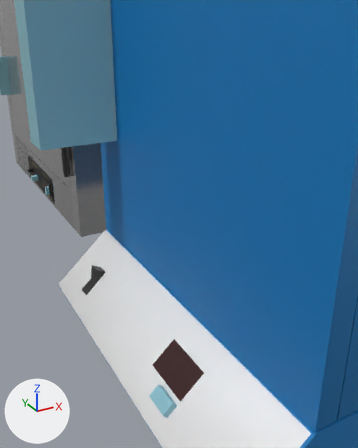
Before and after pictures for a commit that changed the glTF model microlab/public/models/labObjectsSet1.glb.
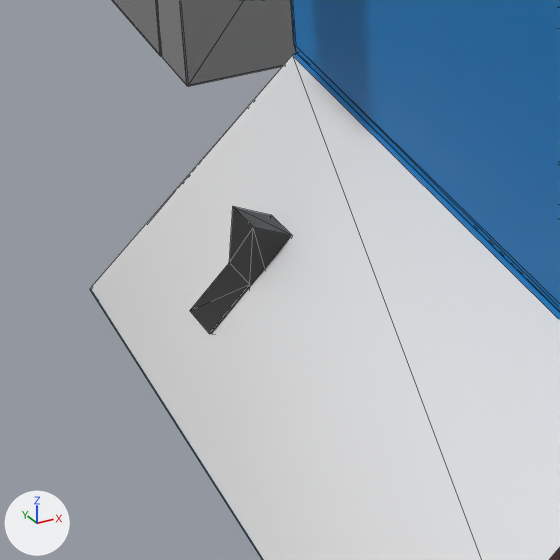
Old and new are each drawn from a 50 mm camera at (1.85, -1.018, 1.471) aimed at (2.201, -0.381, 1.153) and again close up on the part from 10% to 47% of the width and 48% to 78% of the height. Arrows for +X, +Y and +Z are at lower left; the lights stay in place. The close-ups show mesh edges as thin lines. Where no turn or scale is listed for an object, it has been applied to the vertices. Vertices at the same position are counted once.

The older version as bpy lines, for what is in view:
```python
me_maincase = bpy.data.meshes.new('mainCase')
me_maincase.from_pydata(...)  # 372 vertices, 670 faces; spans x -0.375..0.375, y -0.258..0.24, z -0.02..0.64
# faces by material slot: [258, 328, 60, 24]
me_maincase.materials.append(mat_steelcase)  # grey #bcbcbc
me_maincase.materials.append(mat_blackplastic_002)  # black #282828
me_maincase.materials.append(mat_stovefrontpanel)  # picture img_image_4
me_maincase.materials.append(mat_chrome)  # light grey #d8d8d8
me_maincase_001 = bpy.data.meshes.new('mainCase.001')
me_maincase_001.from_pydata(...)  # 257 vertices, 370 faces; spans x -0.4..0.393, y -0.5..0.35, z 0.0..0.52
# faces by material slot: [132, 236, 2]
me_maincase_001.materials.append(mat_bluepaintmetal)  # blue #0078bc
me_maincase_001.materials.append(mat_stainlesssteelinterior)  # grey #adadad
me_maincase_001.materials.append(mat_stirringstovefrontpanel)  # its picture is missing
me_switch_001 = bpy.data.meshes.new('switch.001')
me_switch_001.from_pydata(...)  # 12 vertices, 20 faces; spans x -0.019..0.018, y -0.0108..0.011, z -0.0221..0.0251
me_switch_001.materials.append(mat_blackplastic_002)  # black #282828
ob_maincase = bpy.data.objects.new('mainCase', me_maincase)
ob_maincase.parent = ob_platestove
ob_maincase.location = (-0.0000372, 0.0164, 0.0214)
ob_maincase__1 = bpy.data.objects.new('mainCase (1)', me_maincase_001)
ob_maincase__1.parent = ob_stirringstove
ob_maincase__1.location = (0.26, 0.00633, 0.0628)
ob_maincase__1.rotation_euler = (1.571, 0.0, -1.571)  # degrees (90, 0, -90)
ob_switch__1 = bpy.data.objects.new('switch (1)', me_switch_001)
ob_switch__1.location = (2.0654, -0.3437, 1.0658)
# also in view: 'door (2)' at (2.134, -0.523, 1.441)
```
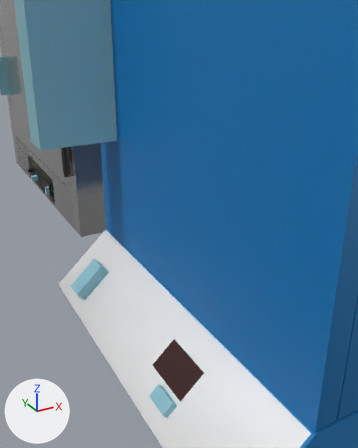
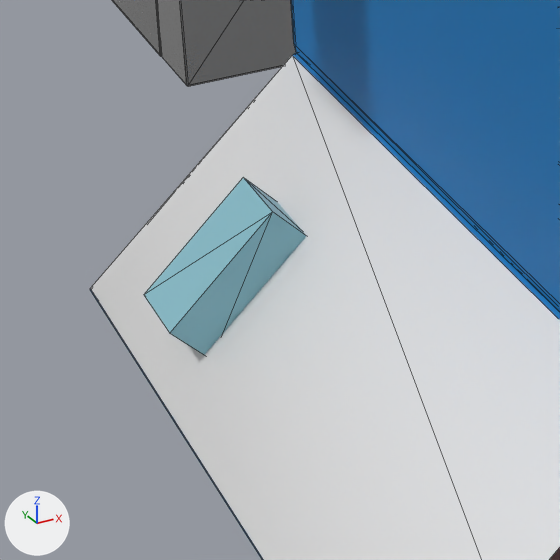
Where the newer file only moved an object's origin or applied its transform, the numbers keep the older frame.

What changed in the scene script:
```text
Change me_switch_001:
    where me_switch_001.from_pydata(...)  # 12 vertices, 20 faces; spans x -0.019..0.018, y -0.0108..0.011, z -0.0221..0.0251
    used by ob_switch__1; location = (2.0654, -0.3437, 1.0658)
    me_switch_001 part 1: the whole mesh is multiplied about its middle by the matrix ((0.998, 0.053, 0.033), (-0.053, 0.999, -0.011), (-0.033, 0.01, 0.999)), then moved by (0.0, -0.0007, 0.0001)
Add me_hitsurfaceswitchbutton:
    me_hitsurfaceswitchbutton.from_pydata([(-0.0172, 0.0156, -0.024), (0.0252, 0.0156, 0.0154), (0.0252, -0.0156, 0.0154), (-0.0172, -0.0156, -0.024), (-0.032, 0.0156, -0.008), (-0.032, -0.0156, -0.008), (0.0104, -0.0156, 0.0313), (0.0104, 0.0156, 0.0313)], [], [(0, 1, 2), (2, 3, 0), (4, 5, 6), (6, 7, 4), (0, 3, 5), (5, 4, 0), (3, 2, 6), (6, 5, 3), (2, 1, 7), (7, 6, 2), (1, 0, 4), (4, 7, 1)])
    me_hitsurfaceswitchbutton.materials.append(mat_hitsurface)  # cyan #89beca
Add ob_hitsurfaceswitchbutton:
    ob_hitsurfaceswitchbutton = bpy.data.objects.new('hitSurfaceSwitchButton', me_hitsurfaceswitchbutton)
    ob_hitsurfaceswitchbutton.location = (2.0633, -0.344, 1.0678)
```

Pixel boxes [x1, y1, x2, y2] of what changed, in the close-ups (560 x 560 px):
'hitSurfaceSwitchButton', added (cyan)
    after: [144, 178, 306, 355]
'switch (1)', reshaped (not visible afterwards)
    before: [190, 207, 292, 334]
